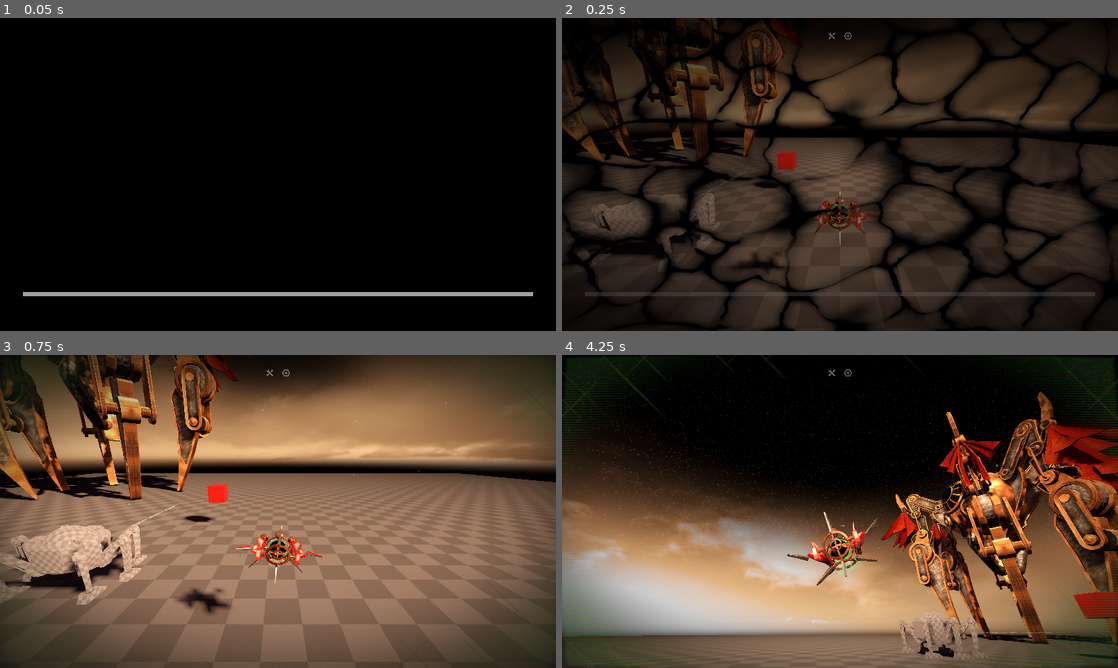
Above: before the commit, frames 1-4 (two rows, left to right).
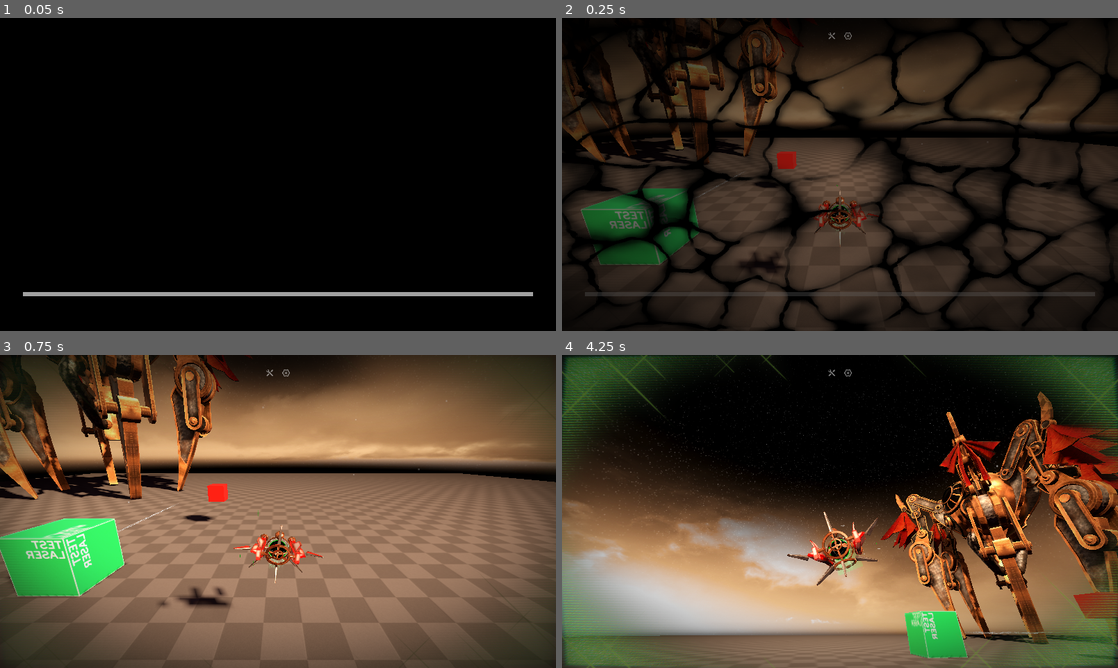
Above: after the commit, the same moments.

Repository: slyllama/dwelt-learn
Game: Godot game, scene res://maps/sandbox/sandbox.tscn
Same seed, same stepped clock (60 frames per second), same inputs: the game is played once before the commit and once after it. This scene is started directly instead of the project's main scene.
Inputs (mouse positions are in pixels of both pictures, inside the frame that each line leads up to):
- Up to frame 1 (0.05 s): no input
- Up to frame 2 (0.25 s): no input
- Up to frame 3 (0.75 s): tap Enter at 0.5 s; move the mouse to (400, 495) at 0.52 s; press the mouse at (400, 495) at 0.53 s; hold D (strafe_right) from 0.53 s (still down)
- Up to frame 4 (4.25 s): release D (strafe_right) at 1.25 s; release the mouse at (962, 495) at 1.25 s; drag from (728, 527) to (812, 574) at 1.27 s; move the mouse to (895, 442) at 2.02 s; hold D (strafe_right) 2.03-2.75 s; hold Right mouse button (right_click) 2.03-2.75 s; drag from (812, 574) to (673, 464) at 2.77 s; move the mouse to (1006, 558) at 3.52 s; hold A (strafe_left) from 3.53 s (still down); tap Mouse wheel down (zoom_out) at 3.6 s

Frame 1 is identical in both runs. In frame 2, 3.1% of the frame differs, in the area x 1-100%, y 0-82%; in frame 3, 7.0%; in frame 4, 13%, in the area x 0-100%, y 0-100%.

Commit message:
Fixed a y-casting issue

Diff:
--- a/lib/interact_area/interact_area.gd
+++ b/lib/interact_area/interact_area.gd
@@ -40,7 +40,6 @@
 func _process(_delta):
 	if Global.in_area_name != TYPE:
 		if in_area == true:
-			pdebug("Leaving area.")
 			if active == true:
 				pdebug("Area was active, so deactivating.")
 				deactivate()
--- a/lib/player/player.tscn
+++ b/lib/player/player.tscn
@@ -142,8 +142,9 @@
 shape = SubResource("CapsuleShape3D_7nbr8")
 
 [node name="YCast" type="RayCast3D" parent="."]
-target_position = Vector3(0, -20, 0)
+target_position = Vector3(0, -10, 0)
 collide_with_areas = true
+collide_with_bodies = false
 script = ExtResource("3_oxn4f")
 
 [node name="SoundHandler" parent="." instance=ExtResource("5_ymbnw")]
--- a/objects/laser/laser.tscn
+++ b/objects/laser/laser.tscn
@@ -1,21 +1,17 @@
-[gd_scene load_steps=10 format=3 uid="uid://07n4fhjhunl"]
+[gd_scene load_steps=9 format=3 uid="uid://07n4fhjhunl"]
 
 [ext_resource type="Script" path="res://objects/laser/laser.gd" id="1_qy5bo"]
 [ext_resource type="PackedScene" uid="uid://bbt6np1daksl4" path="res://objects/cable/cable.tscn" id="2_qx4ym"]
 [ext_resource type="Script" path="res://objects/laser/Cast.gd" id="3_0t5vk"]
-[ext_resource type="Texture2D" uid="uid://bd7c4x2ajeimr" path="res://generic/tex/shader_tex/floor_diff.png" id="4_7wqge"]
-[ext_resource type="ArrayMesh" uid="uid://cgix1hwbg5e4s" path="res://objects/laser_turret/turret_placeholder.obj" id="5_ax68d"]
-[ext_resource type="Texture2D" uid="uid://5bruu4afeor5" path="res://generic/tex/shader_tex/floor_norm.png" id="5_hpnxi"]
+[ext_resource type="Texture2D" uid="uid://w4xxv7xrtkwl" path="res://objects/laser/tex/laser_diff.png" id="6_pcuov"]
 [ext_resource type="PackedScene" uid="uid://c542303ron8x" path="res://lib/interact_area/interact_area.tscn" id="7_6xnlv"]
+[ext_resource type="Texture2D" uid="uid://d2kf24780bso0" path="res://objects/laser/tex/laser_norm.png" id="7_ay133"]
 [ext_resource type="AudioStream" uid="uid://ksek1nmbm7lq" path="res://objects/laser/enter_laser.ogg" id="8_pae4y"]
 
-[sub_resource type="StandardMaterial3D" id="StandardMaterial3D_rnjon"]
-albedo_texture = ExtResource("4_7wqge")
+[sub_resource type="StandardMaterial3D" id="StandardMaterial3D_gkgqs"]
+albedo_texture = ExtResource("6_pcuov")
 normal_enabled = true
-normal_texture = ExtResource("5_hpnxi")
-backlight_enabled = true
-backlight = Color(0.25, 0.25, 0.25, 1)
-uv1_scale = Vector3(32, 32, 32)
+normal_texture = ExtResource("7_ay133")
 
 [node name="Laser" type="Node3D"]
 script = ExtResource("1_qy5bo")
@@ -25,7 +21,7 @@
 visible = false
 
 [node name="Cast" type="RayCast3D" parent="."]
-transform = Transform3D(1, 0, 0, 0, 1, 0, 0, 0, 1, 0, 1, -1.5)
+transform = Transform3D(1, 0, 0, 0, 1, 0, 0, 0, 1, 0, 1, -1.1)
 target_position = Vector3(0, 0, -30)
 collision_mask = 2
 script = ExtResource("3_0t5vk")
@@ -33,15 +29,15 @@
 [node name="EndPoint" type="Node3D" parent="Cast"]
 transform = Transform3D(1, 0, 0, 0, 1, 0, 0, 0, 1, 0, 0, -7)
 
-[node name="TurretPlaceholder" type="MeshInstance3D" parent="."]
-material_override = SubResource("StandardMaterial3D_rnjon")
-mesh = ExtResource("5_ax68d")
-
 [node name="DockingPoint" type="Node3D" parent="."]
-transform = Transform3D(1, 0, 0, 0, 1, 0, 0, 0, 1, 0, 2.4, 0.3)
+transform = Transform3D(1, 0, 0, 0, 1, 0, 0, 0, 1, 0, 4, 0)
 
 [node name="InteractArea" parent="." instance=ExtResource("7_6xnlv")]
-debug_messages = false
 
 [node name="EnterLaser" type="AudioStreamPlayer3D" parent="."]
 stream = ExtResource("8_pae4y")
+
+[node name="TurretPlaceholder" type="CSGBox3D" parent="."]
+transform = Transform3D(1, 0, 0, 0, 1, 0, 0, 0, 1, 0, 1, 0)
+size = Vector3(2, 2, 2)
+material = SubResource("StandardMaterial3D_gkgqs")
Binary file added: objects/laser/tex/laser_diff.png
Not shown, added: objects/laser/tex/laser_diff.png.import
Binary file added: objects/laser/tex/laser_norm.png
Not shown, added: objects/laser/tex/laser_norm.png.import
Not shown, removed: objects/laser_turret/turret_placeholder.obj
Not shown, removed: objects/laser_turret/turret_placeholder.obj.import
